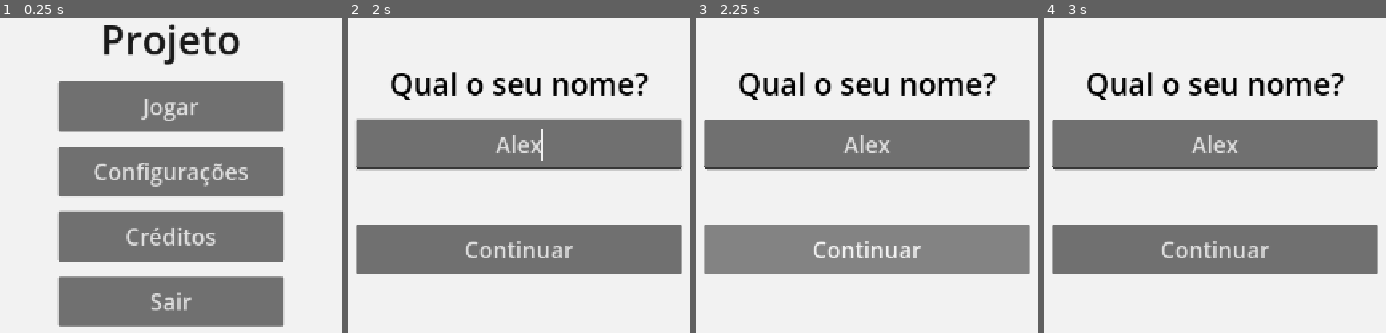
Above: before the commit, frames 1-4 (left to right).
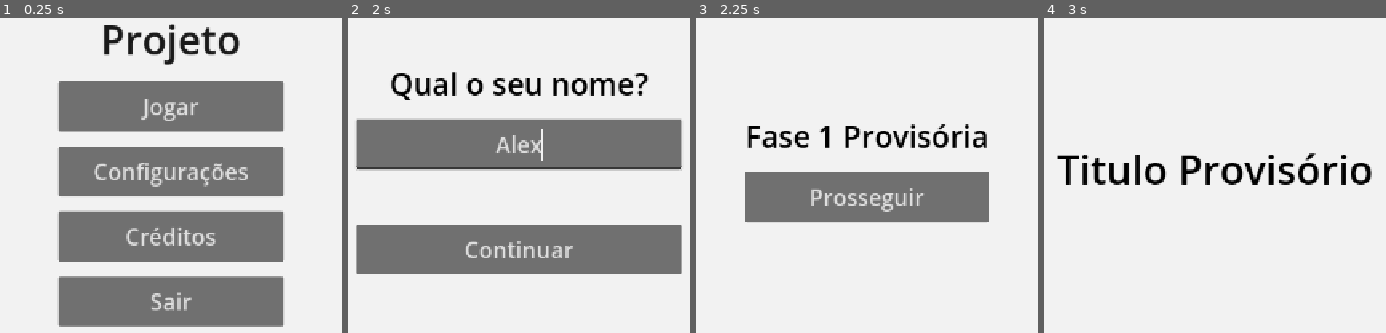
Above: after the commit, the same moments.

Repository: ElTonio313/ProjetoEngSoftUTFPR2026
Game: Godot game, scene res://scenes/menu/MainMenu.tscn
Same seed, same stepped clock (60 frames per second), same inputs: the game is played once before the commit and once after it.
Inputs (mouse positions are in pixels of both pictures, inside the frame that each line leads up to):
- Up to frame 1 (0.25 s): no input
- Up to frame 2 (2 s): click "Jogar" at 0.5 s; click (519, 144) at 1.27 s; type "Alex" at 1.35 s
- Up to frame 3 (2.25 s): click "Continuar" at 2 s
- Up to frame 4 (3 s): click (1215, 197) at 2.75 s, where only the run after the commit has a clickable "Prosseguir"

Frames 1-2 are identical in both runs. In frame 3, 43% of the frame differs, in the area x 2-98%, y 17-82%; in frame 4, 34%.

Commit message:
Cenas provisórias das fases 1 e 2 com sua navegação

Diff:
--- a/autoload/game_state.gd
+++ b/autoload/game_state.gd
@@ -2,9 +2,17 @@
 
 #Caminho das Cenas
 const SCENE_PLAYER_NAME := "res://scenes/player_name/PlayerName.tscn"
+const SCENE_PHASE1 := "res://scenes/phase1/Phase1Placeholder.tscn"
+const SCENE_PHASE2 := "res://scenes/phase2/Phase2.tscn"
 
 #nome do aluno informado na cena player_name
 var player_name: String = ""
 
 func go_to_player_name() -> void:
 	get_tree().change_scene_to_file(SCENE_PLAYER_NAME)
+
+func go_to_phase1() -> void:
+	get_tree().change_scene_to_file(SCENE_PHASE1)
+
+func go_to_phase2() -> void:
+	get_tree().change_scene_to_file(SCENE_PHASE2)
--- /dev/null
+++ b/scenes/phase1/Phase1Placeholder.tscn
@@ -0,0 +1,48 @@
+[gd_scene format=3 uid="uid://dnwiww3ntuo5g"]
+
+[ext_resource type="Script" uid="uid://dc8gbx8pplb62" path="res://scenes/phase1/phase_1_placeholder.gd" id="1_xux6a"]
+
+[node name="Phase1Placeholder" type="Control" unique_id=2076279392]
+layout_mode = 3
+anchors_preset = 15
+anchor_right = 1.0
+anchor_bottom = 1.0
+grow_horizontal = 2
+grow_vertical = 2
+script = ExtResource("1_xux6a")
+
+[node name="Background" type="ColorRect" parent="." unique_id=852197119]
+layout_mode = 1
+anchors_preset = 15
+anchor_right = 1.0
+anchor_bottom = 1.0
+grow_horizontal = 2
+grow_vertical = 2
+color = Color(0.9490196, 0.9490196, 0.9490196, 1)
+
+[node name="CenterContainer" type="CenterContainer" parent="." unique_id=1426608931]
+layout_mode = 1
+anchors_preset = 15
+anchor_right = 1.0
+anchor_bottom = 1.0
+grow_horizontal = 2
+grow_vertical = 2
+
+[node name="VBoxContainer" type="VBoxContainer" parent="CenterContainer" unique_id=91946158]
+layout_mode = 2
+theme_override_constants/separation = 24
+
+[node name="TitleLabel" type="Label" parent="CenterContainer/VBoxContainer" unique_id=1017773797]
+layout_mode = 2
+theme_override_colors/font_color = Color(0, 0, 0, 1)
+theme_override_font_sizes/font_size = 48
+text = "Fase 1 Provisória"
+horizontal_alignment = 1
+
+[node name="ProceedButton" type="Button" parent="CenterContainer/VBoxContainer" unique_id=1750470710]
+custom_minimum_size = Vector2(360, 80)
+layout_mode = 2
+theme_override_font_sizes/font_size = 36
+text = "Prosseguir"
+
+[connection signal="pressed" from="CenterContainer/VBoxContainer/ProceedButton" to="." method="_on_proceed_button_pressed"]
--- /dev/null
+++ b/scenes/phase1/phase_1_placeholder.gd
@@ -0,0 +1,5 @@
+extends Control
+
+
+func _on_proceed_button_pressed() -> void:
+	GameState.go_to_phase2()
--- /dev/null
+++ b/scenes/phase2/Phase2.tscn
@@ -0,0 +1,33 @@
+[gd_scene format=3 uid="uid://rw2y4d77tkay"]
+
+[node name="Phase2" type="Control" unique_id=106227011]
+layout_mode = 3
+anchors_preset = 15
+anchor_right = 1.0
+anchor_bottom = 1.0
+grow_horizontal = 2
+grow_vertical = 2
+
+[node name="Background" type="ColorRect" parent="." unique_id=971501191]
+layout_mode = 1
+anchors_preset = 15
+anchor_right = 1.0
+anchor_bottom = 1.0
+grow_horizontal = 2
+grow_vertical = 2
+color = Color(0.9490196, 0.9490196, 0.9490196, 1)
+
+[node name="CenterContainer" type="CenterContainer" parent="." unique_id=1561648206]
+layout_mode = 1
+anchors_preset = 15
+anchor_right = 1.0
+anchor_bottom = 1.0
+grow_horizontal = 2
+grow_vertical = 2
+
+[node name="TitleLabel" type="Label" parent="CenterContainer" unique_id=498861113]
+layout_mode = 2
+theme_override_colors/font_color = Color(0, 0, 0, 1)
+theme_override_font_sizes/font_size = 64
+text = "Titulo Provisório"
+horizontal_alignment = 1
--- a/scenes/player_name/player_name.gd
+++ b/scenes/player_name/player_name.gd
@@ -24,7 +24,7 @@
 		message_label.text = error
 		return
 	GameState.player_name = name_input.text.strip_edges()
-	print("Nome gravado: '", GameState.player_name, "'")
+	GameState.go_to_phase1()
 
 func _on_confirm_button_pressed() -> void:
 	_confirm_name()
Not shown, added: scenes/phase1/phase_1_placeholder.gd.uid
